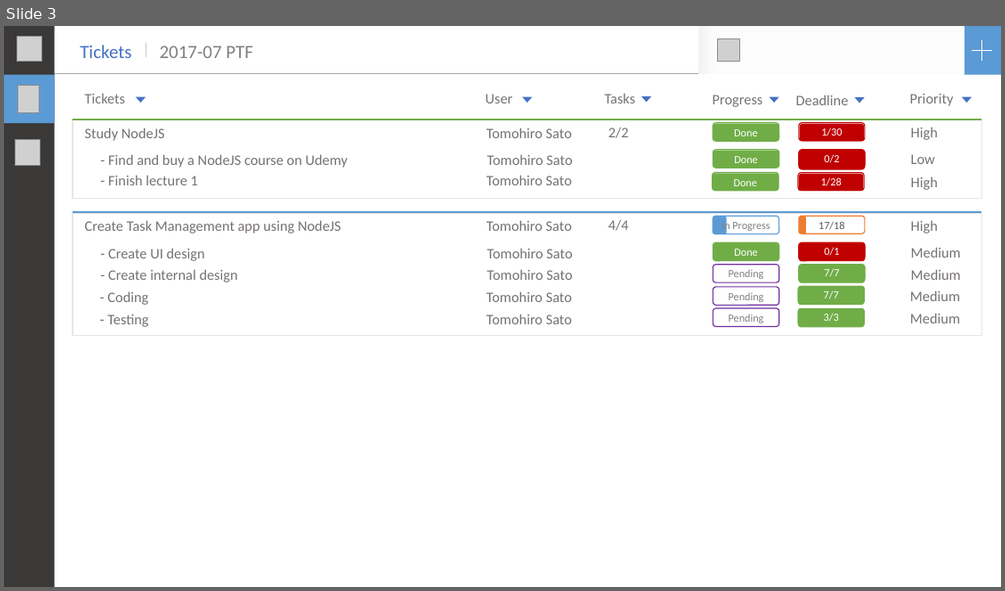
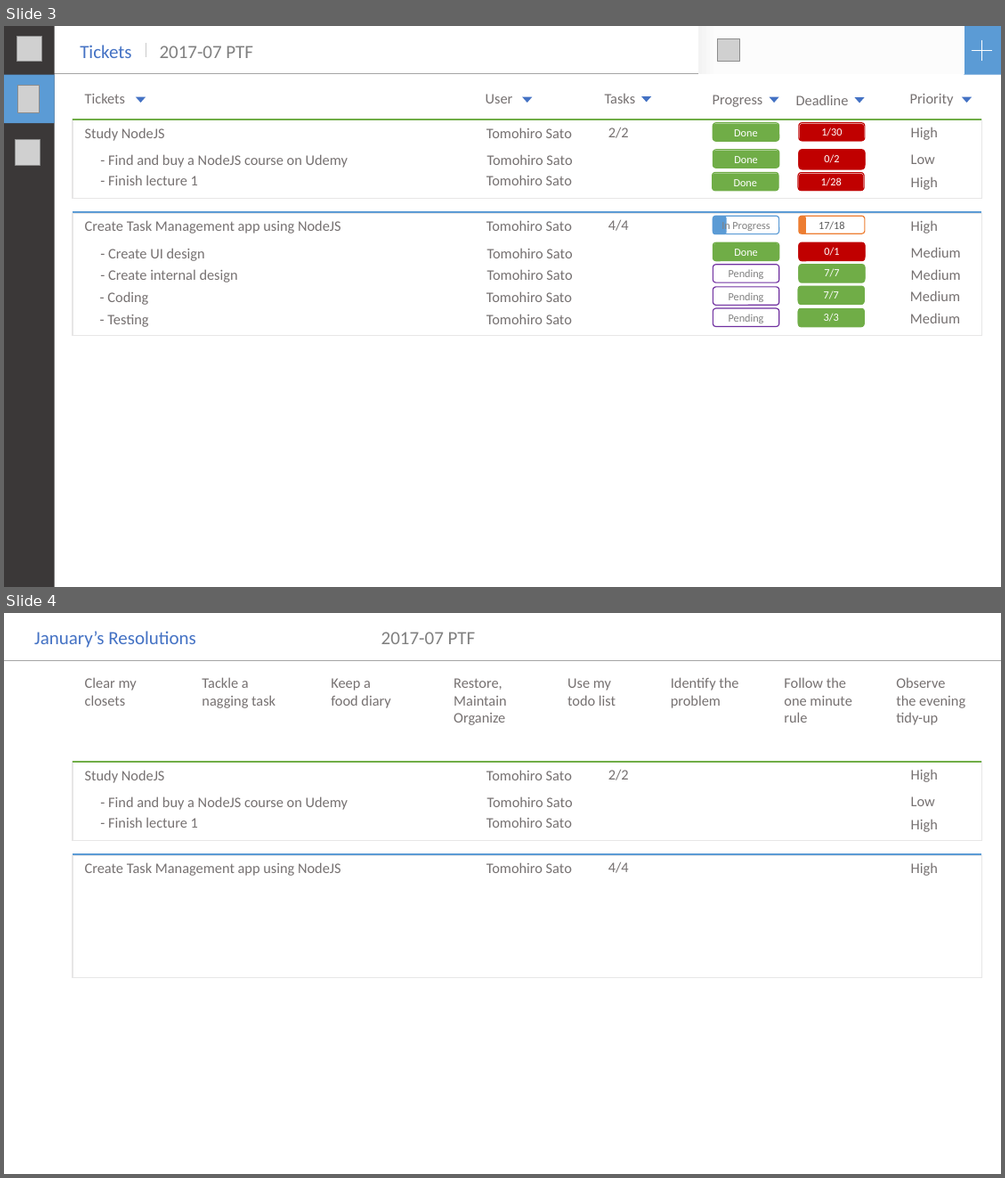
Before and after one commit to Tomothehiro/TaskManagement, a slide deck: docs/UI.pptx. Shown one above the other, each under a label of ours: slide 3 before the commit, slides 3 and 4 after it. The pictures are 1005x591 and 1005x1178 pixels, drawn with LibreOffice and Linux fonts; fonts in the diff are those of the drawing; grey boxes stand for pictures. Boxes give left, top, right and bottom in pixels: in the first picture for what was removed or moved away, otherwise in the second. Text is boxed around its words. In the diff, an @@ line names an element or a change of style, - is before the commit and + after.

```diff
--- a/docs/UI.pptx
+++ b/docs/UI.pptx
@@ slide 4 added at [4,613,1001,1174], background #FFFFFF @@
@@ text added at [34,631,196,648], 18 pt, text #4472C4 @@
+January’s Resolutions
@@ text added at [381,632,476,644], 18 pt, text #808080 @@
+2017-07 PTF
@@ line added from (4, 661) to (1001, 661), #A5A5A5 1 pt @@
@@ text added at [85,677,137,706], 14 pt, text #767171 @@
+Clear my closets
@@ text added at [202,677,275,708], 14 pt, text #767171 @@
+Tackle a nagging task
@@ text added at [331,678,390,708], 14 pt, text #767171 @@
+Keep a food diary
@@ text added at [453,678,506,725], 14 pt, text #767171 @@
+Restore, Maintain Organize
@@ text added at [567,678,615,706], 14 pt, text #767171 @@
+Use my todo list
@@ text added at [671,677,738,708], 14 pt, text #767171 @@
+Identify the problem
@@ text added at [784,677,851,722], 14 pt, text #767171 @@
+Follow the one minute rule
@@ text added at [896,677,965,725], 14 pt, text #767171 @@
+Observe the evening tidy-up
@@ rounded rectangle added at [73,762,982,840], outline #E7E6E6 1 pt @@
@@ line added from (73, 762) to (981, 762), #70AD47 1.5 pt @@
@@ text added at [85,770,165,783], 14 pt, text #767171 @@
+Study NodeJS
@@ text added at [486,770,572,780], 14 pt, text #767171 @@
+Tomohiro Sato
@@ text added at [608,770,629,780], 14 pt, text #767171 @@
+2/2
@@ text added at [911,770,938,782], 14 pt, text #767171 @@
+High
@@ text added at [108,796,348,810], 14 pt, text #767171 @@
+- Find and buy a NodeJS course on Udemy
@@ text added at [487,797,572,807], 14 pt, text #767171 @@
+Tomohiro Sato
@@ text added at [911,796,935,806], 14 pt, text #767171 @@
+Low
@@ text added at [108,817,198,827], 14 pt, text #767171 @@
+- Finish lecture 1
@@ text added at [486,817,572,827], 14 pt, text #767171 @@
+Tomohiro Sato
@@ text added at [911,819,938,832], 14 pt, text #767171 @@
+High
@@ rounded rectangle added at [73,855,982,977], outline #E7E6E6 1 pt @@
@@ line added from (73, 854) to (981, 854), #5B9BD5 1.5 pt @@
@@ text added at [85,862,341,876], 14 pt, text #767171 @@
+Create Task Management app using NodeJS
@@ text added at [486,862,572,873], 14 pt, text #767171 @@
+Tomohiro Sato
@@ text added at [608,862,629,873], 14 pt, text #767171 @@
+4/4
@@ text added at [911,863,938,876], 14 pt, text #767171 @@
+High
```
Also in this commit, not shown: 7 other files.
